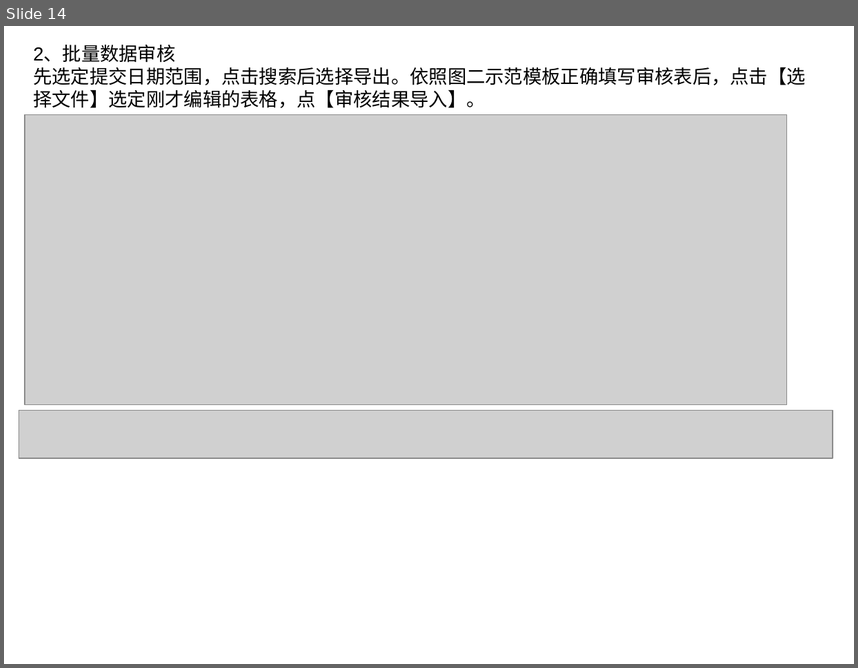
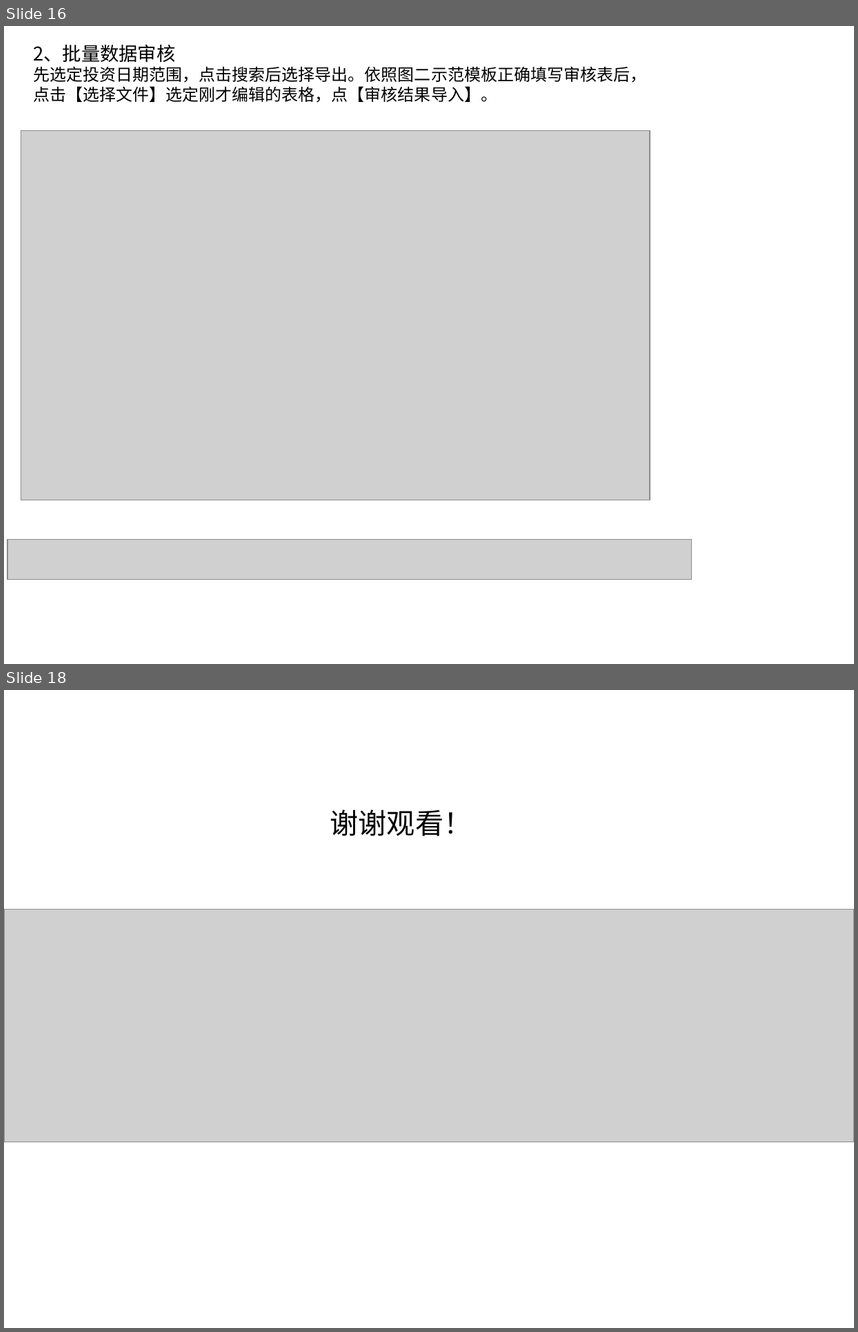
Before and after one commit to csdusunlight/qudao, a slide deck: static/download/福利联盟新人指南.ppt. Shown one above the other, each under a label of ours: slide 14 before the commit, slides 16 and 18 after it; the slides between them are not shown. The pictures are 858x668 and 858x1332 pixels, drawn with LibreOffice and Linux fonts; fonts in the diff are those of the drawing; grey boxes stand for pictures; background and template pictures are left out. Boxes give left, top, right and bottom in pixels: in the first picture for what was removed or moved away, otherwise in the second. Text is boxed around its words. In the diff, an @@ line names an element or a change of style, - is before the commit and + after.

```diff
--- a/static/download/福利联盟新人指南.ppt
+++ b/static/download/福利联盟新人指南.ppt
@@ slide 18 added at <box>4,690,854,1328</box>, background picture (left out) @@
@@ text added at <box>330,809,472,836</box>, 24 pt, text #000000 @@
+谢谢观看！
@@ picture added at <box>4,909,854,1142</box> @@
@@ what was slide 14 is now slide 16 @@
@@ slide 16 changed as well @@
@@ text at <box>33,45,175,63</box>: font Arial to Noto Sans CJK SC in "2、批量数据审核" @@
@@ text at <box>33,67,646,103</box>: text changed; size 16 to 14 pt @@
-先选定提交日期范围，点击搜索后选择导出。依照图二示范模板正确填写审核表后，点击【选择文件】选定刚才编辑的表格，点【审核结果导入】。
+先选定投资日期范围，点击搜索后选择导出。依照图二示范模板正确填写审核表后，点击【选择文件】选定刚才编辑的表格，点【审核结果导入】。
@@ picture: place and size @@
-picture at <box>25,114,787,404</box>
+picture at <box>21,131,650,499</box>
@@ picture: place and size @@
-picture at <box>19,410,833,458</box>
+picture at <box>7,539,692,579</box>
```
Also in this commit, not shown: 9 other slides changed, 7 other slides added, 4 slides removed, 4 other files.
